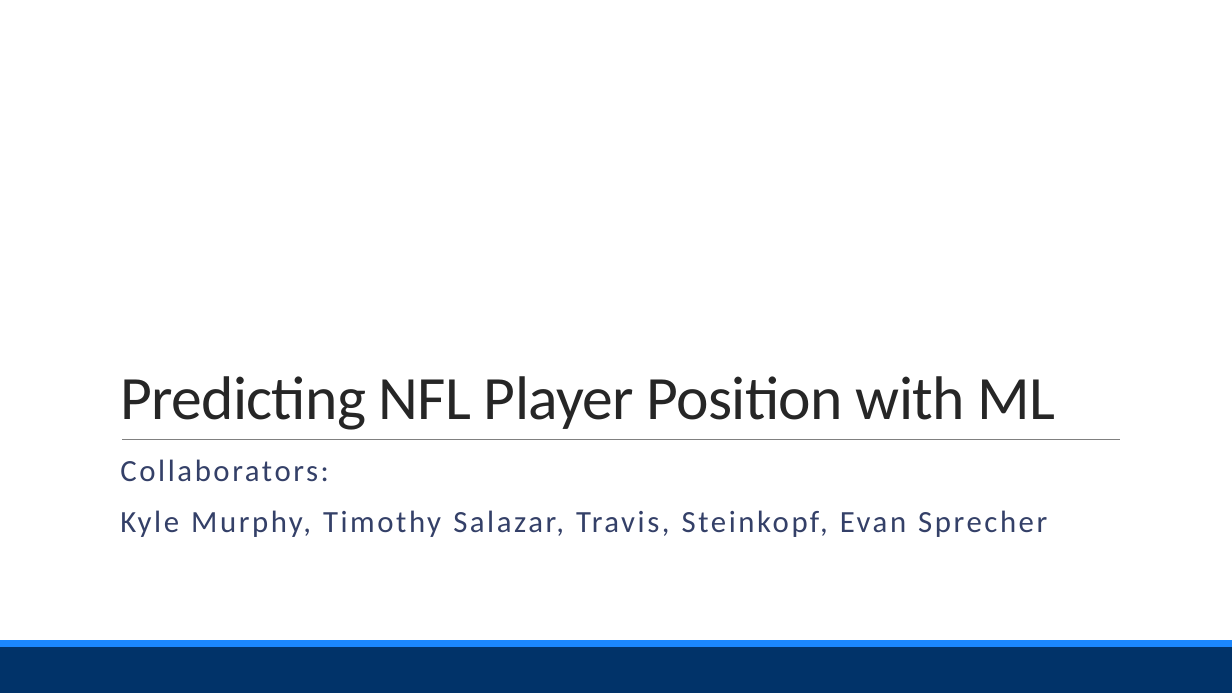
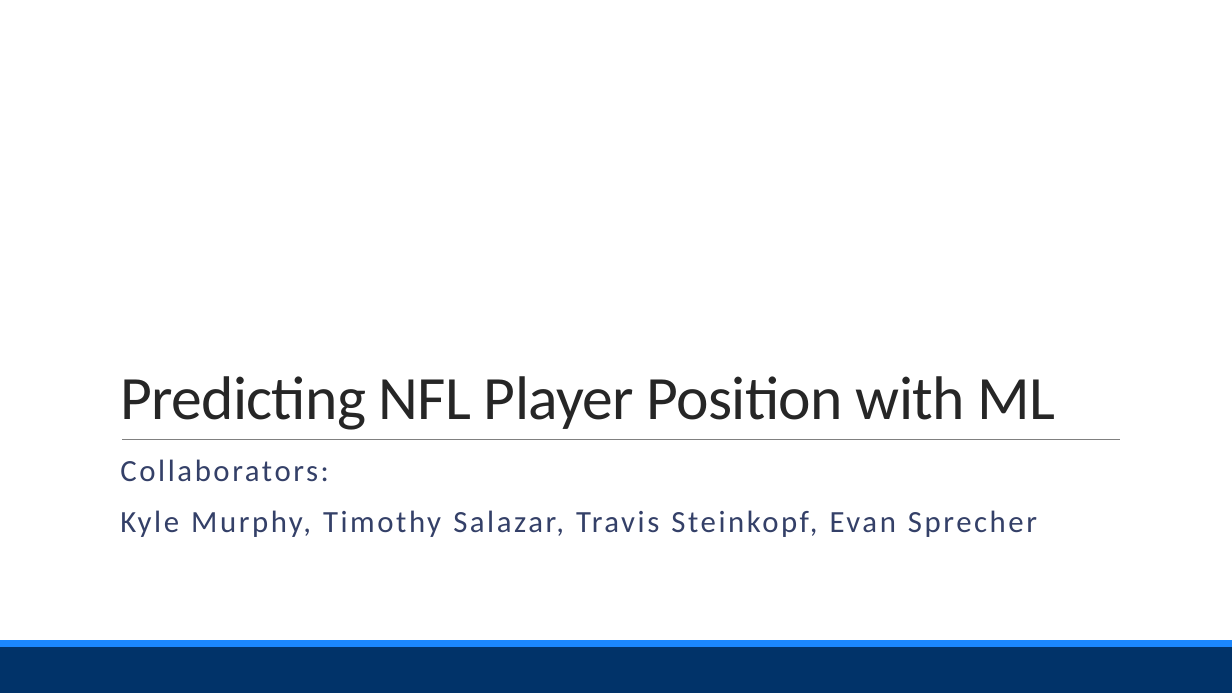
Before and after one commit to Evdawg/Project_4_FF_ML, a slide deck: slide 2 of Presentation.pptx. Drawn at 1232x693 pixels with LibreOffice and Linux fonts; fonts in the diff are those of the drawing. Boxes give left, top, right and bottom in pixels: in the first picture for what was removed or moved away, otherwise in the second. Text is boxed around its words. In the diff, an @@ line names an element or a change of style, - is before the commit and + after.

Commit message:
ERS: fix typos in presentation.

```diff
--- a/Presentation.pptx
+++ b/Presentation.pptx
@@ subtitle at <box>120,510,1037,537</box>: text changed @@
-Kyle Murphy, Timothy Salazar, Travis, Steinkopf, Evan Sprecher
+Kyle Murphy, Timothy Salazar, Travis Steinkopf, Evan Sprecher
```
Also in this commit, not shown: 1 other slide changed.
